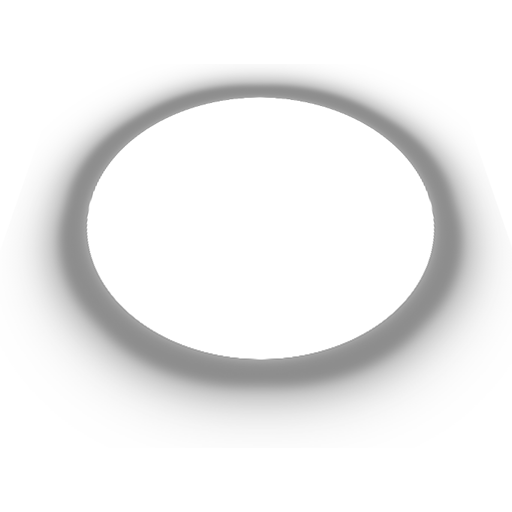
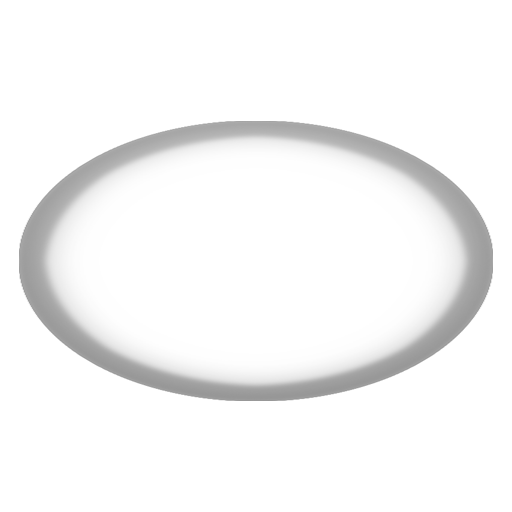
The second 512×512 image is a revision of the first. Changes to its layers:
hid "summonParticle copy" over (1, 64, 512, 448)
added layer "banishPaticle copy" above "banishPaticle" over (19, 121, 493, 401)
